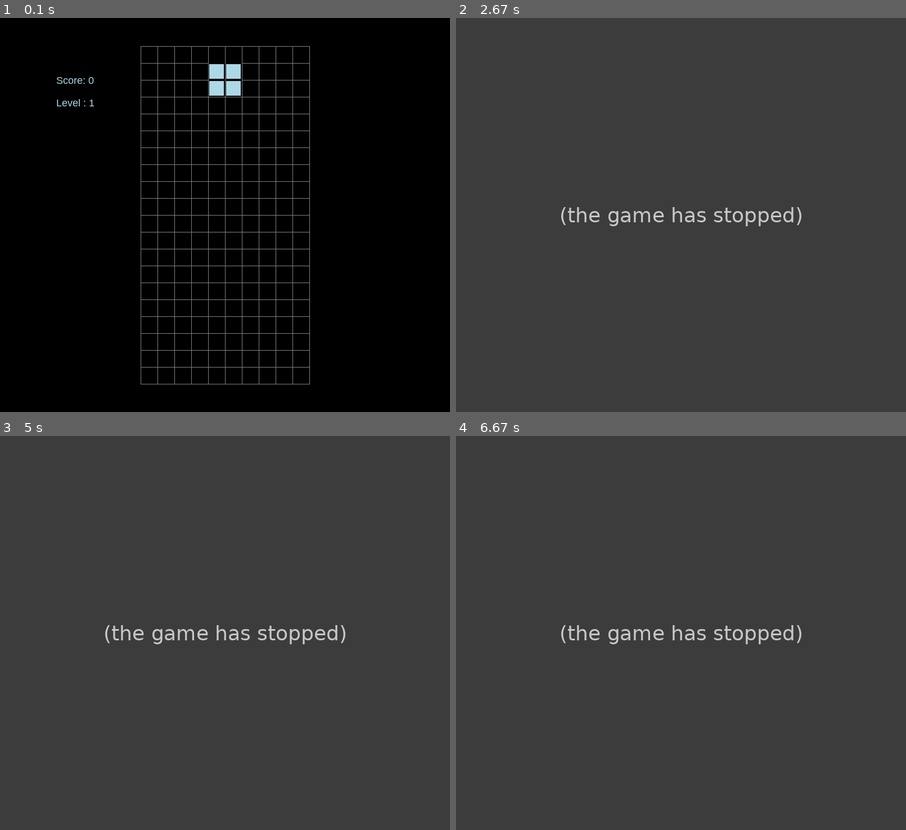
Above: before the commit, frames 1-4 (two rows, left to right).
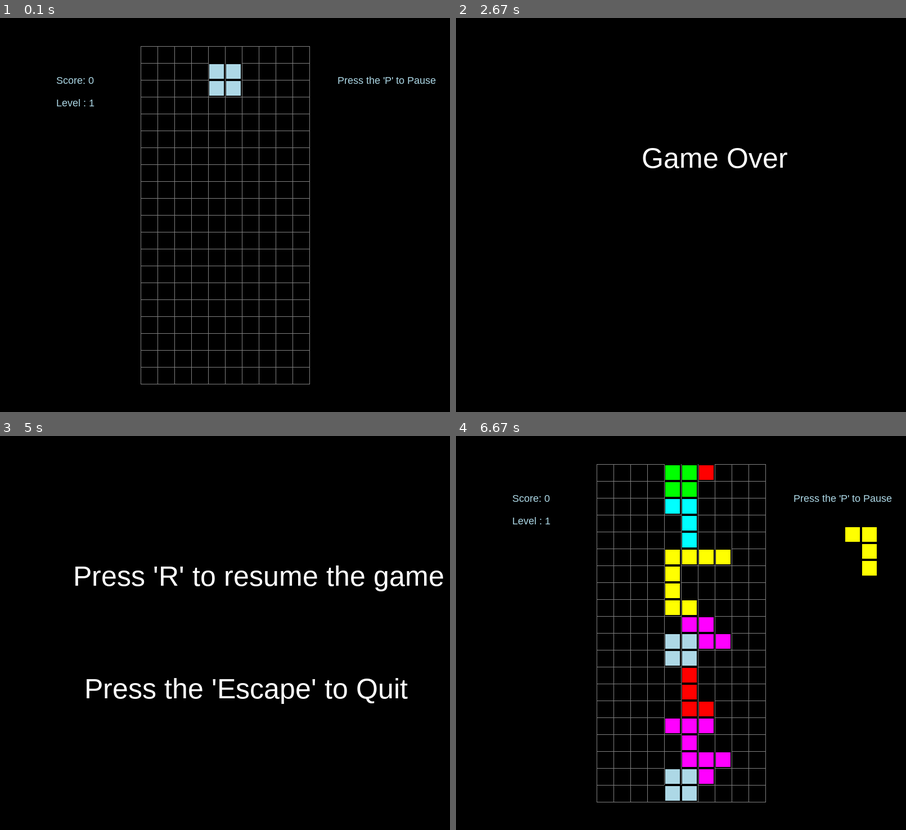
Above: after the commit, the same moments.

Repository: codigician/tetris
Game: pygame game, started from src/game.py
The game is run twice, just before and just after one commit, with the same random seed, the same clock (stepped at 60 frames per second) and the same inputs.
Inputs:
- Up to frame 1 (0.1 s): no input
- Up to frame 2 (2.67 s): tap Space at 0.33, 0.73, 1.03, 1.23, 1.53, 1.73, 2.03, 2.23, 2.57 s; hold P 0.67-1.13 s; hold Right 0.67-1.13 s; tap C at 0.82, 2.32 s; hold R 1.17-1.63 s; hold Right 1.17-1.63 s; hold Right 1.67-2.13 s; hold Up 2.17-2.47 s; hold Right from 2.5 s (still down)
- Up to frame 3 (5 s): tap Space at 2.87, 3.97 s; release Right at 2.97 s; tap P at 3.57, 4.67 s; hold Down 3.9-4.2 s
- Up to frame 4 (6.67 s): hold Up 5-5.37 s; tap Space at 5.07 s; tap R at 6.47 s

The runs differ from the first frame. In frame 1, 0.2% of the frame differs, in the area x 75-97%, y 14-17%; in frame 2, 100%, in the area x 0-100%, y 0-100%; in frame 3, 100%; in frame 4, 100%.
Before the commit the program exited at 2.57 s; later frames show no game.

Commit message:
Pause and Resume state activeted

Diff:
--- a/src/game.py
+++ b/src/game.py
@@ -45,6 +45,9 @@
             if event.type == pygame.QUIT:
                 pygame.quit()
             elif event.type == pygame.KEYDOWN:
+                if event.key == pygame.K_ESCAPE:
+                    pygame.quit()
+
                 if event.key == pygame.K_LEFT:
                     tetris.move_left()
 
@@ -63,13 +66,19 @@
                 if event.key == pygame.K_c:
                     tetris.hold()
 
+                if event.key == pygame.K_p:
+                    tetris.state = GameState.PAUSE
+
+                if event.key == pygame.K_r:
+                    tetris.state = GameState.PLAYING
+
     def start(self):
         pygame.init()
         pygame.font.init()
 
         self.tetris.play()
 
-        while self.tetris.state != GameState.GAMEOVER:
+        while True:
             pygame.time.delay(2)
 
             self.update()
@@ -99,40 +108,71 @@
     def render(self):
         screen.fill(black)
 
-        score_text = pygame.font.SysFont('arial', 18)
+        if tetris.state == GameState.PLAYING:
 
-        score_text_display = score_text.render(
-            'Score: {0}'.format(tetris.score), 1, blue)
+            score_text = pygame.font.SysFont('arial', 18)
 
-        level_text_display = score_text.render(
-            'Level : {0}'.format(tetris.level), 1, blue)
+            score_text_display = score_text.render(
+                'Score: {0}'.format(tetris.score), 1, blue)
 
-        screen.blit(score_text_display, (100, 100))
-        screen.blit(level_text_display, (100, 140))
-        grid = self.tetris.grid.get_map()
+            level_text_display = score_text.render(
+                'Level : {0}'.format(tetris.level), 1, blue)
 
-        for row in range(len(grid)):
-            pygame.draw.line(screen, grey, (start_x, start_y + row * unit_size),
-                             (start_x + grid_width, start_y + row * unit_size))
+            pause_game_display = score_text.render(
+                "Press the 'P' to Pause ", 1, blue)
 
-            for col in range(len(grid[row])):
-                pygame.draw.line(screen, grey, (start_x + col * unit_size, start_y),
-                                 (start_x + col * unit_size, start_y + grid_height))
+            screen.blit(pause_game_display, (600, 100))
+            screen.blit(score_text_display, (100, 100))
+            screen.blit(level_text_display, (100, 140))
+            grid = self.tetris.grid.get_map()
 
-                if grid[row][col] != None:
-                    pygame.draw.rect(
-                        screen, grid[row][col].color, (start_x + col * unit_size, start_y + row * unit_size, unit_size, unit_size))
+            for row in range(len(grid)):
+                pygame.draw.line(screen, grey, (start_x, start_y + row * unit_size),
+                                 (start_x + grid_width, start_y + row * unit_size))
 
-                    # draw borders around the shape
-                    pygame.draw.rect(
-                        screen, black, (start_x + col * unit_size, start_y + row * unit_size, unit_size, unit_size), 2)
+                for col in range(len(grid[row])):
+                    pygame.draw.line(screen, grey, (start_x + col * unit_size, start_y),
+                                     (start_x + col * unit_size, start_y + grid_height))
 
-        pygame.draw.line(screen, grey, (start_x + grid_width, start_y),
-                         (start_x + grid_width, start_y + grid_height))
-        pygame.draw.line(screen, grey, (start_x, start_y + grid_height),
-                         (start_x + grid_width, start_y + grid_height))
+                    if grid[row][col] != None:
+                        pygame.draw.rect(
+                            screen, grid[row][col].color, (start_x + col * unit_size, start_y + row * unit_size, unit_size, unit_size))
 
-        self.render_held_shape_grid()
+                        # draw borders around the shape
+                        pygame.draw.rect(
+                            screen, black, (start_x + col * unit_size, start_y + row * unit_size, unit_size, unit_size), 2)
+
+            pygame.draw.line(screen, grey, (start_x + grid_width, start_y),
+                             (start_x + grid_width, start_y + grid_height))
+            pygame.draw.line(screen, grey, (start_x, start_y + grid_height),
+                             (start_x + grid_width, start_y + grid_height))
+
+            self.render_held_shape_grid()
+
+        elif tetris.state == GameState.PAUSE:
+
+            text = pygame.font.SysFont('arial', 50)
+
+            resume_display = text.render(
+                "Press 'R' to resume the game", 1, (white))
+            quit_display = text.render("Press the 'Escape' to Quit", 1, white)
+
+            screen.blit(resume_display, (130, 220))
+            screen.blit(quit_display, (150, 420))
+
+        elif tetris.state == GameState.GAMEOVER:
+            text = pygame.font.SysFont('arial', 50)
+
+            score_text = pygame.font.SysFont('arial', 30)
+
+            score_text_display = score_text.render(
+                'Score: {0}'.format(tetris.score), 1, (white))
+
+            gameover_display = text.render(
+                "Game Over", 1, (white))
+
+            screen.blit(gameover_display, (330, 220))
+            screen.blit(score_text_display, (330, 3000))
 
         pygame.display.update()
 
